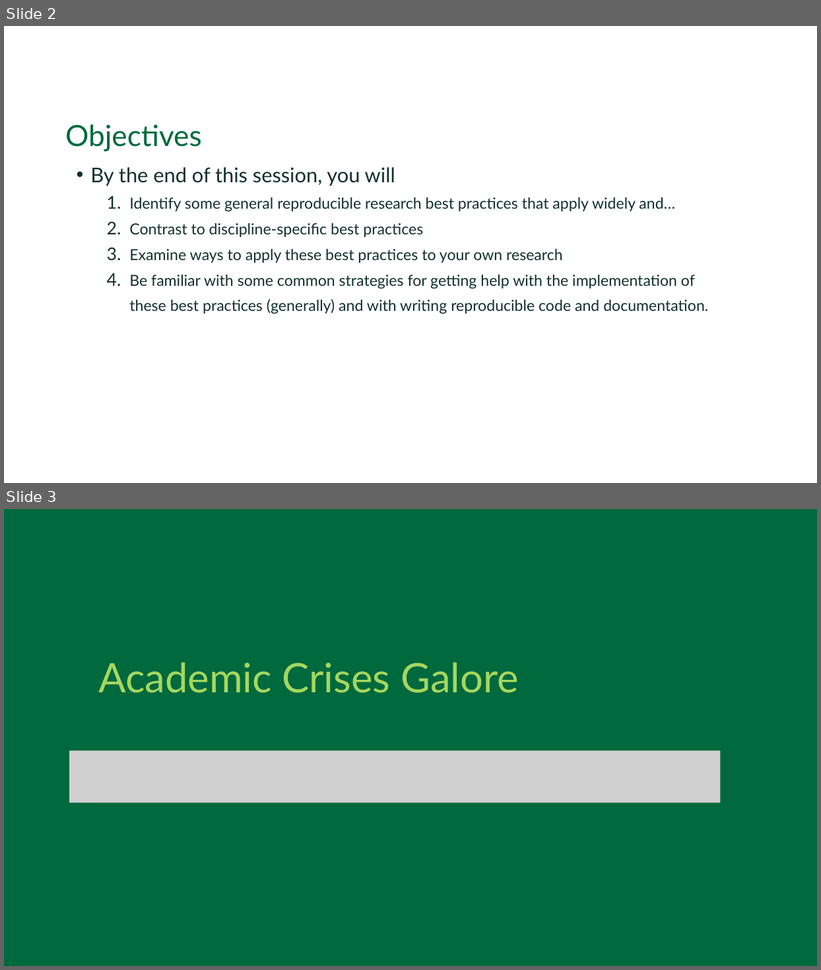
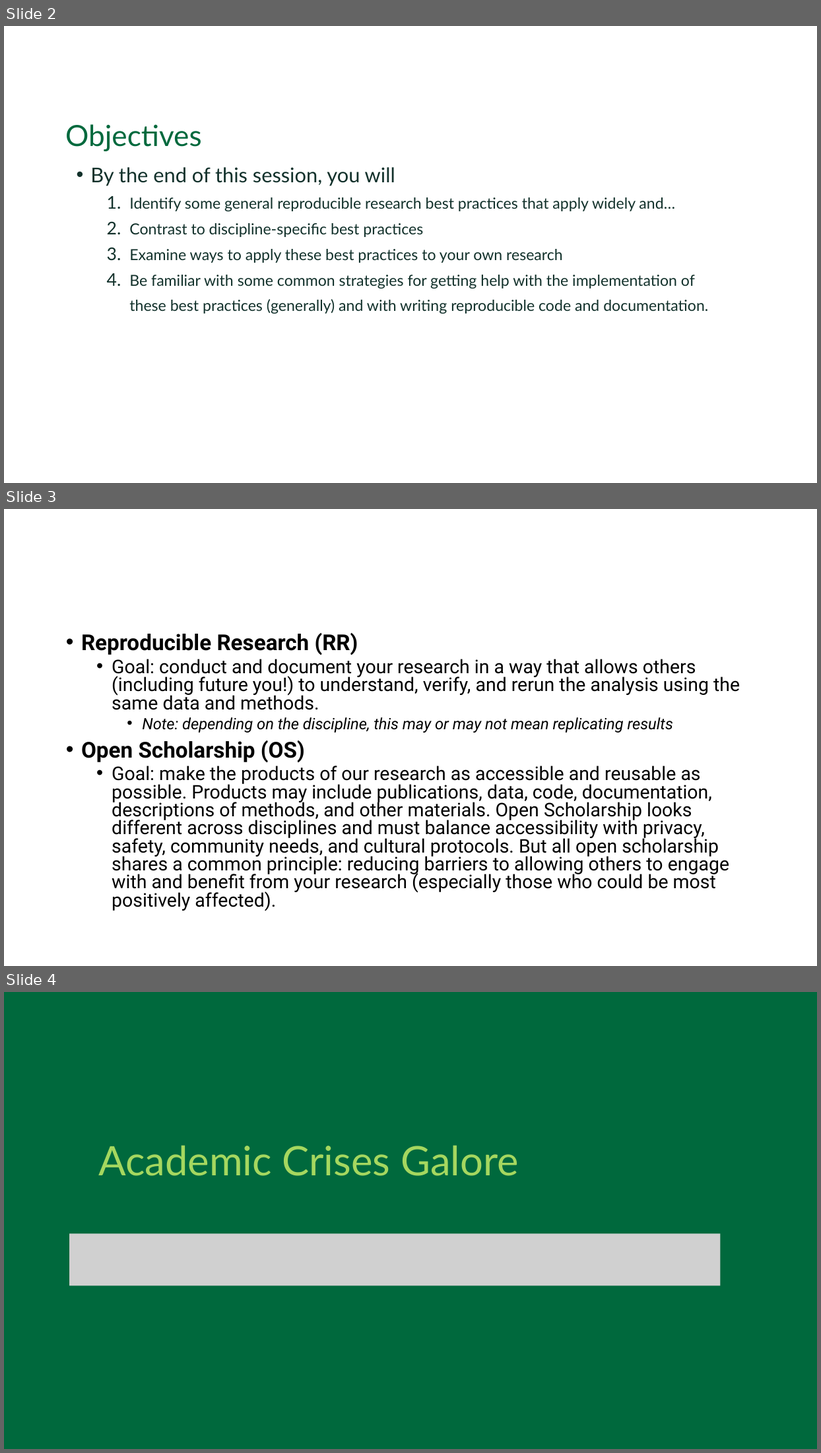
Before and after one commit to Dartmouth-Libraries/r_research-fundamentals_ws, a slide deck: slides/04a_Computation-Research_Best-Practices.pptx. Shown one above the other, each under a label of ours: slides 2 and 3 before the commit, slides 2, 3 and 4 after it. The pictures are 821x970 and 821x1453 pixels, drawn with LibreOffice and Linux fonts; fonts in the diff are those of the drawing; grey boxes stand for pictures; background and template pictures are left out. Boxes give left, top, right and bottom in pixels: in the first picture for what was removed or moved away, otherwise in the second. Text is boxed around its words. In the diff, an @@ line names an element or a change of style, - is before the commit and + after.

```diff
--- a/slides/04a_Computation-Research_Best-Practices.pptx
+++ b/slides/04a_Computation-Research_Best-Practices.pptx
@@ slide 3 added at [4, 509, 817, 966], background #FFFFFF @@
@@ text added at [81, 633, 740, 911], 22.2 pt, text #000000 @@
+• Reproducible Research (RR)
+  • Goal: conduct and document your research in a way that allows others (including future you!) to understand, verify, and rerun the analysis using the same data and methods.
+    • Note: depending on the discipline, this may or may not mean replicating results
+• Open Scholarship (OS)
+  • Goal: make the products of our research as accessible and reusable as possible. Products may include publications, data, code, documentation, descriptions of methods, and other materials. Open Scholarship looks different across disciplines and must balance accessibility with privacy, safety, community needs, and cultural protocols. But all open scholarship shares a common principle: reducing barriers to allowing others to engage with and benefit from your research (especially those who could be most positively affected).
@@ what was slide 3 is now slide 4 @@
```
Also in this commit, not shown: 3 slides changed, 6 other slides added, 5 slides removed.
